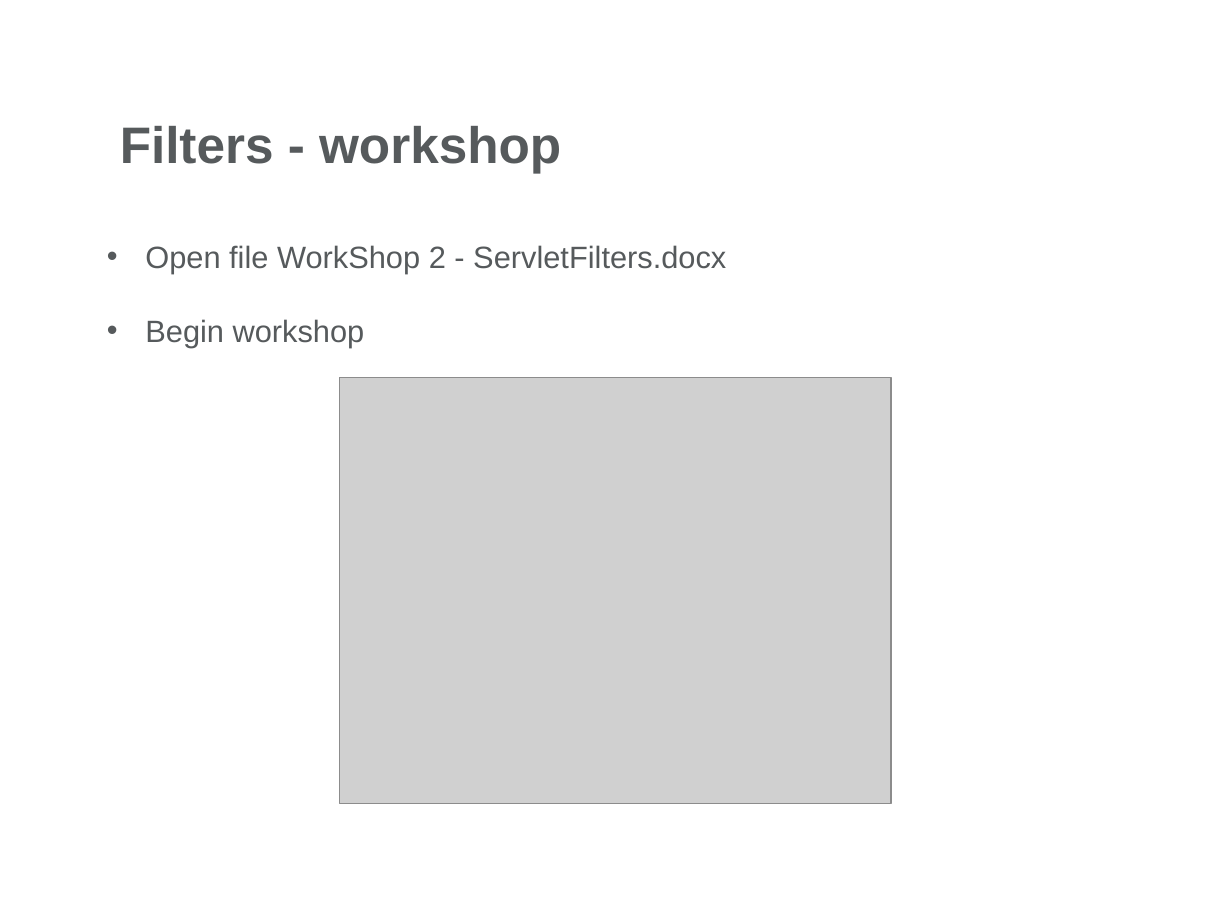
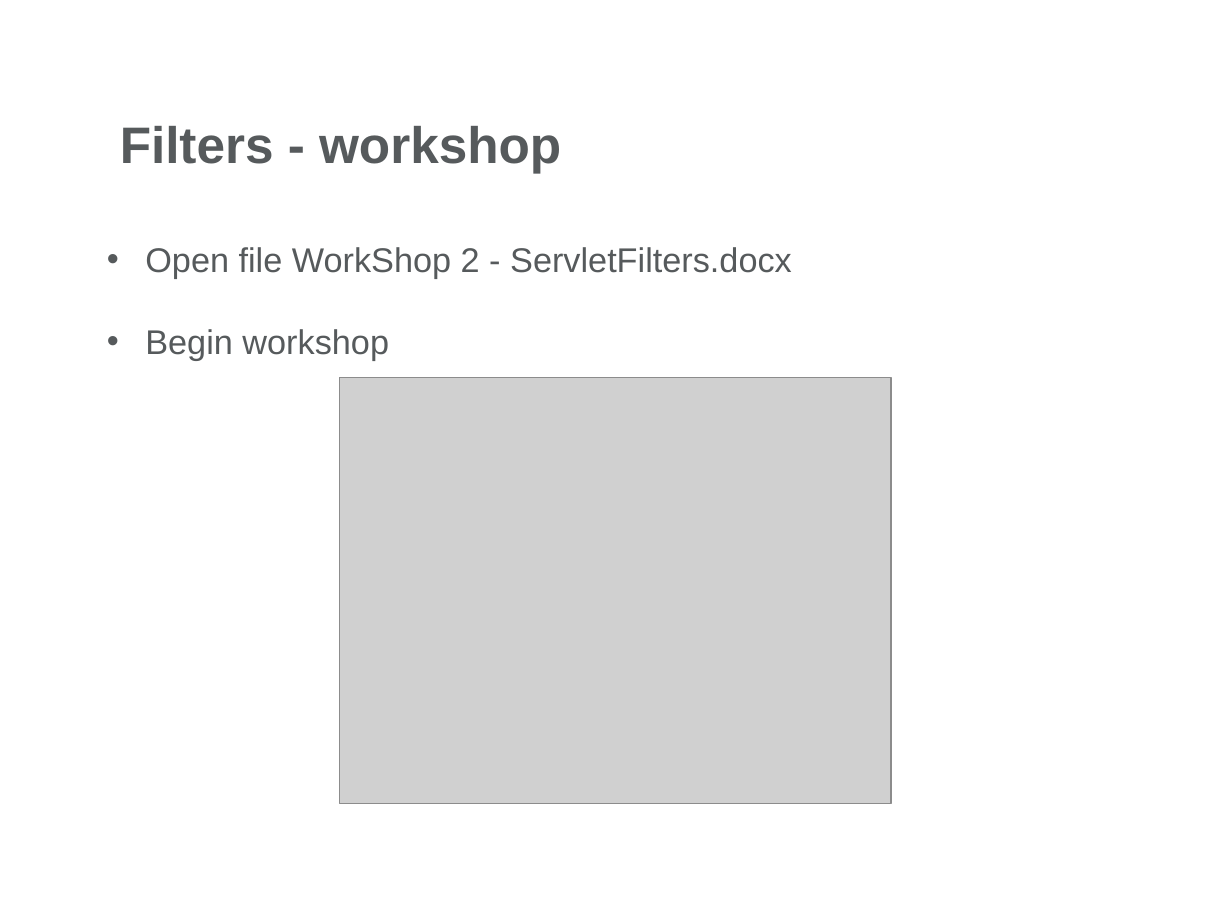
Before and after one commit to chiriacbeatrice/JavaDocs, a slide deck: slide 24 of Servlets/Day2/Docs/Web Presentation-Part2.pptx. Drawn at 1232x924 pixels with LibreOffice and Linux fonts; fonts in the diff are those of the drawing; grey boxes stand for pictures; background and template pictures are left out. Boxes give left, top, right and bottom in pixels: in the first picture for what was removed or moved away, otherwise in the second. Text is boxed around its words. In the diff, an @@ line names an element or a change of style, - is before the commit and + after.

Commit message:
Servlet-Part2

```diff
--- a/Servlets/Day2/Docs/Web Presentation-Part2.pptx
+++ b/Servlets/Day2/Docs/Web Presentation-Part2.pptx
@@ text "Open file WorkShop 2 - ..." at (145,247,792,360): size 18 to 20 pt @@
```
Also in this commit, not shown: 14 other slides changed, 18 other files.
